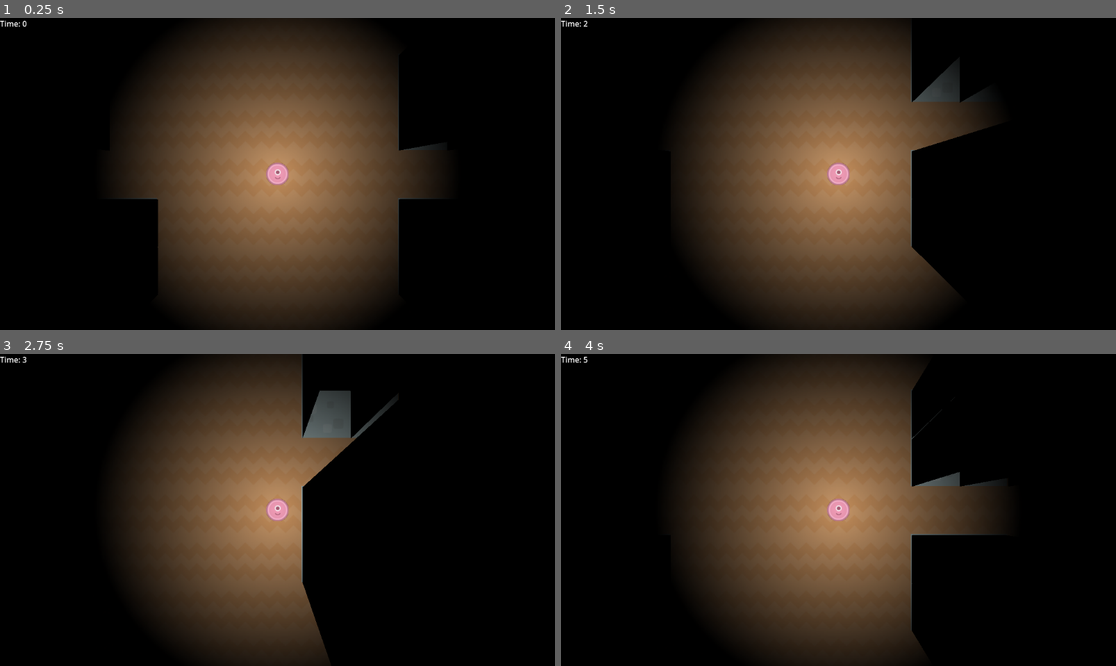
Above: before the commit, frames 1-4 (two rows, left to right).
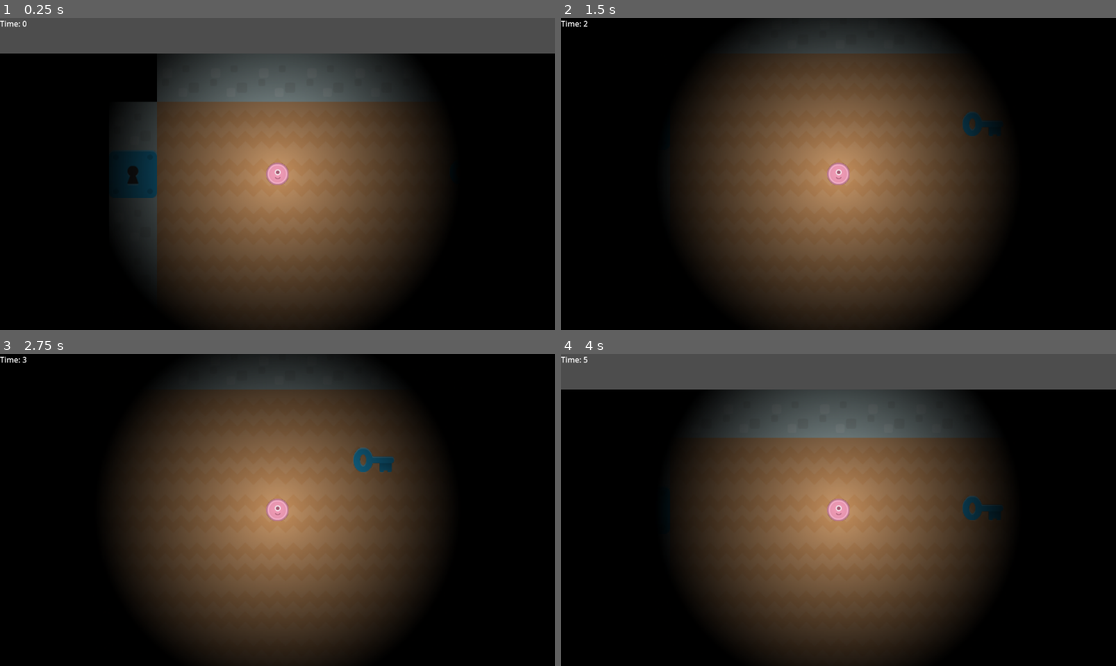
Above: after the commit, the same moments.

Repository: Innoviox/and
Game: Godot game, scene res://scenes/mapmaker.tscn
Two runs of this game, one before a commit and one after it. Both use one fixed random seed, a clock stepped at 60 frames per second and the inputs below.
Inputs:
- Up to frame 1 (0.25 s): no input
- Up to frame 2 (1.5 s): tap Enter at 0.5 s; hold Right (right) 0.53-1.28 s; tap Space at 1.25 s; hold Down (down) from 1.28 s (still down)
- Up to frame 3 (2.75 s): tap Enter at 2 s; release Down (down) at 2.03 s; hold Right (right) from 2.03 s (still down)
- Up to frame 4 (4 s): tap Space at 2.75 s; release Right (right) at 2.78 s; hold Up (up) 2.78-3.53 s; tap Enter at 3.5 s; hold Left (left) from 3.53 s (still down)

The runs differ from the first frame. In frame 1, 21% of the frame differs, in the area x 0-100%, y 0-84%; in frame 2, 8.4%; in frame 3, 18%; in frame 4, 24%, in the area x 0-100%, y 0-94%.

Commit message:
djikstra thank you

Diff:
--- a/src/mapmaker.gd
+++ b/src/mapmaker.gd
@@ -3,7 +3,7 @@
 var playerScene = preload("res://scenes/player.tscn")
 var hudScene = preload("res://scenes/hud.tscn")
 
-var map = "res://maps/map2.txt"
+var map = "res://maps/map1.txt"
 
 var player: Player
 var hud: Hud
@@ -89,19 +89,43 @@
 func update_lights():
 	for y in tiles.size():
 		for x in tiles[y].size():
-			var dx = abs(x - player.x)
-			var dy = abs(y - player.y)
-			if dx > 4 or dy > 4 or (dx + dy) > 8:
-				tiles[y][x].slm(1)
-			else:
-				if tiles[y][x].seethrough(player):
-					tiles[y][x].slm(2)
-				else:
-					tiles[y][x].slm(3)
-					tiles[y][x].add_occluders(player, tiles)
-				#tiles[y][x].slm(2)
-				#if !tiles[y][x].seethrough(player):
+			#var dx = abs(x - player.x)
+			#var dy = abs(y - player.y)
+			#if dx > 4 or dy > 4 or (dx + dy) > 8:
+			tiles[y][x].slm(1)
+			#else:
+				#if tiles[y][x].seethrough(player):
+#
+					#tiles[y][x].slm(2)
+				#else:
+					#tiles[y][x].slm(3)
 					#tiles[y][x].add_occluders(player, tiles)
+
+	var seen = []
+	var queue = [[player.x, player.y]]
+	while queue.size() > 0:
+		var point = queue.pop_front()
+
+		if seen.has(point):
+			continue
+
+		var dx = abs(point[0] - player.x)
+		var dy = abs(point[1] - player.y)
+		if dx > 4 or dy > 4 or (dx + dy) > 8 or point[0] < 0 or point[0] >= tiles[0].size() or point[1] < 0 or point[1] >= tiles.size():
+			continue
+
+		seen.append(point)
+
+		var tile = tiles[point[1]][point[0]]
+		tile.slm(2)
+		if tile.seethrough(player):
+			queue.append([point[0] + 1, point[1]])
+			queue.append([point[0] - 1, point[1]])
+			queue.append([point[0], point[1] + 1])
+			queue.append([point[0], point[1] - 1])
+
+
+
 
 func action(event) -> bool:
 	if event.is_action_pressed("right"):
--- a/src/tile.gd
+++ b/src/tile.gd
@@ -16,10 +16,10 @@
 
 	var points = [bl, tl, tr, br]
 	#
-	#var tile_left = x - 1 >= 0 and !tiles[y][x - 1].seethrough(player)
-	#var tile_right = x + 1 < tiles[y].size() and !tiles[y][x + 1].seethrough(player)
-	#var tile_above = y - 1 >= 0 and !tiles[y - 1][x].seethrough(player)
-	#var tile_below = y + 1 < tiles.size() and !tiles[y + 1][x].seethrough(player)
+	#var tile_left = false # x - 1 >= 0 and !tiles[y][x - 1].seethrough(player)
+	#var tile_right = false # x + 1 < tiles[y].size() and !tiles[y][x + 1].seethrough(player)
+	#var tile_above = false # y - 1 >= 0 and !tiles[y - 1][x].seethrough(player)
+	#var tile_below = false # y + 1 < tiles.size() and !tiles[y + 1][x].seethrough(player)
 	#
 	#var left = x < player.x
 	#var below = y > player.y
@@ -36,6 +36,8 @@
 		#elif y == player.y:
 			#if tile_left:
 				#points = []
+			#elif !tile_below:
+				#points = [br, bl, tl]
 			#else:
 				#points = [bl, tl]
 		#else:
@@ -64,7 +66,7 @@
 
 	var occluder_polygon = OccluderPolygon2D.new()
 	occluder_polygon.set_polygon(PackedVector2Array(points))
-	occluder_polygon.closed = false
+	occluder_polygon.closed = true
 	$LightOccluder2D.set_occluder_polygon(occluder_polygon)
 	#$LightOccluder2D.occlu/
 
Not shown, changed: maps/map2.txt
